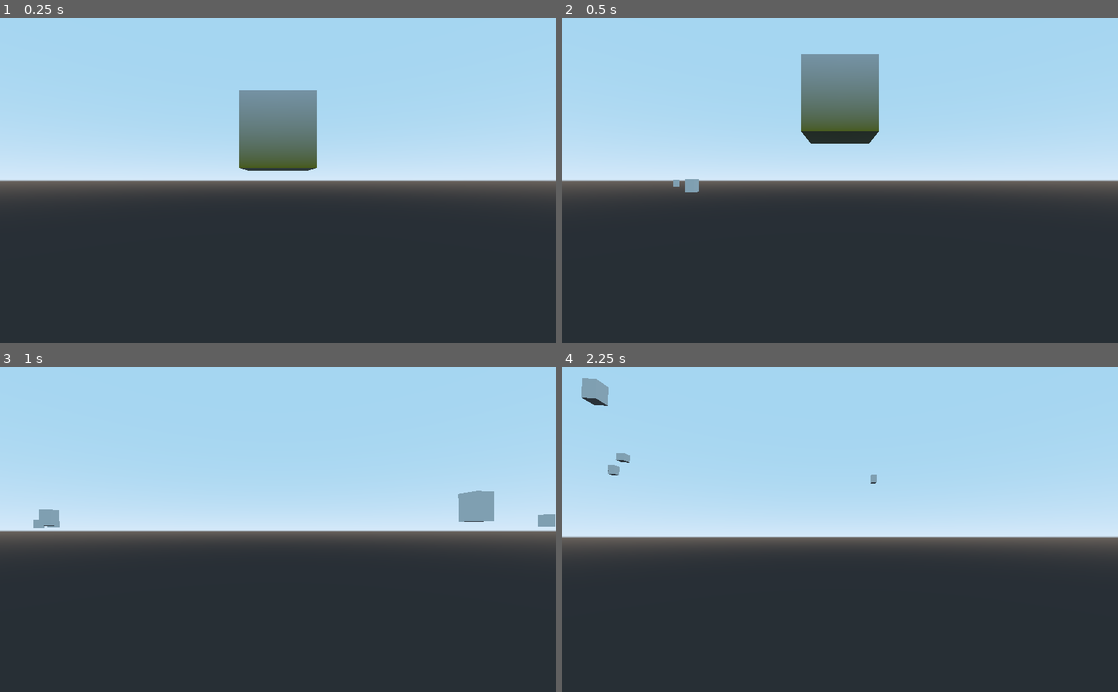
Above: before the commit, frames 1-4 (two rows, left to right).
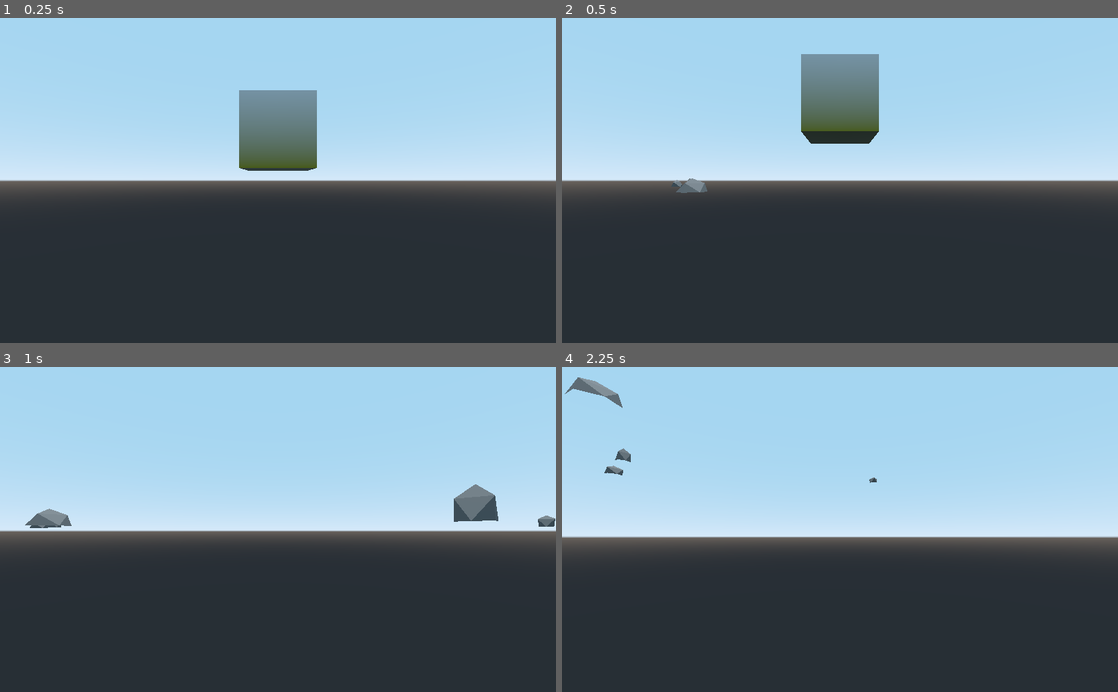
Above: after the commit, the same moments.

Repository: MilanFIN/Prototype-world
Game: Godot game, scene res://Game.tscn
Same seed, same stepped clock (60 frames per second), same inputs: the game is played once before the commit and once after it.
Inputs (mouse positions are in pixels of both pictures, inside the frame that each line leads up to):
- Up to frame 1 (0.25 s): no input
- Up to frame 2 (0.5 s): no input
- Up to frame 3 (1 s): move the mouse to (305, 529) at 0.52 s; hold W (forward) from 0.53 s (still down); tap Space (jump) at 0.77 s
- Up to frame 4 (2.25 s): keep holding W (forward); move the mouse to (812, 529) at 1.27 s; tap Space (jump) at 1.52 s; move the mouse to (851, 523) at 2.02 s

Frame 1 is identical in both runs. In frame 2, 0.2% of the frame differs, in the area x 19-27%, y 49-54%; in frame 3, 1.2%, in the area x 4-100%, y 36-50%; in frame 4, 0.6%.

Commit message:
generating basic object meshes

Diff:
--- a/Assets/Objects/StaticObject.tscn
+++ b/Assets/Objects/StaticObject.tscn
@@ -1,20 +1,16 @@
-[gd_scene load_steps=4 format=2]
+[gd_scene load_steps=3 format=2]
 
 [ext_resource path="res://Scripts/StaticObject.gd" type="Script" id=1]
 
-[sub_resource type="CubeMesh" id=1]
-
-[sub_resource type="BoxShape" id=2]
+[sub_resource type="BoxShape" id=1]
 
 [node name="Spatial" type="StaticBody"]
 script = ExtResource( 1 )
 
 [node name="MeshInstance" type="MeshInstance" parent="."]
-mesh = SubResource( 1 )
-material/0 = null
 
 [node name="CollisionShape" type="CollisionShape" parent="."]
-shape = SubResource( 2 )
+shape = SubResource( 1 )
 
 [node name="SetRay" type="RayCast" parent="."]
 enabled = true
--- a/Scripts/Game.gd
+++ b/Scripts/Game.gd
@@ -19,5 +19,5 @@
 		get_node("WaterMirage").visible = false
 	get_node("Terrain").check(playerPos)
 
-	if (delta >= 0.017):
-		print("SLOW!: ", delta)
+	#if (delta >= 0.017):
+	#	print("SLOW!: ", delta)
--- a/Scripts/ObjectGenerator.gd
+++ b/Scripts/ObjectGenerator.gd
@@ -1,6 +1,7 @@
 extends Node
 
 var staticobj = preload("res://Assets/Objects/StaticObject.tscn")
+var stoneShader = preload("res://Shaders/stone.shader")
 
 var valueGenerator
 var objectNode
@@ -24,6 +25,8 @@
 var lastCacheTime = OS.get_ticks_msec()
 
 func _init(values, objnode) -> void:
+
+
 	valueGenerator = values
 
 	semaphore = Semaphore.new()
@@ -79,7 +82,7 @@
 
 			#get_node("MeshMatrix").remove_child(chunks[i])
 			orphans[i] = [OS.get_ticks_msec(), populations[i]]
-			print(orphans[i][1])
+
 
 			populations.erase(i)
 
@@ -89,6 +92,7 @@
 
 
 func process(delta = 0) -> void:
+
 
 
 
@@ -105,18 +109,26 @@
 			var x = objData[0]
 			var z = objData[1]
 			var type = objData[2]
-			var mesh = objData[3]
-
-			var newObj = staticobj.instance()
-			newObj.transform.origin = Vector3(coordinates.x*chunkSize + x, 500, coordinates.y*chunkSize + z)
-
-			objectNode.add_child(newObj)
-			newObj.initialized = true
+			var mesh = objData[3][0]
+			var material = objData[3][1]
 
 			if (not (coordinates in populations)):
-				populations[coordinates] = [newObj]
-			else:
-				populations[coordinates].push_back(newObj)
+
+				var newObj = staticobj.instance()
+				newObj.get_node("MeshInstance").mesh = mesh
+				newObj.get_node("MeshInstance").set_surface_material(0, material)
+				newObj.get_node("MeshInstance").create_trimesh_collision()
+				newObj.transform.origin = Vector3(coordinates.x*chunkSize + x, 500, coordinates.y*chunkSize + z)
+
+				objectNode.add_child(newObj)
+				newObj.initialized = true
+
+
+
+				if (not (coordinates in populations)):
+					populations[coordinates] = [newObj]
+				else:
+					populations[coordinates].push_back(newObj)
 
 		calculations += 1
 		if (calculations > valueGenerator.calculationLimit):
@@ -177,10 +189,10 @@
 
 				if (valueGenerator.hasObject(x * chunkSize + i, z* chunkSize + j)):
 
-					var newMesh = CubeMesh.new()
+					var result = makeRock() #CubeMesh.new()
 					#
 
-					output[1].push_back([i, j, "Mesh", newMesh])
+					output[1].push_back([i, j, "Mesh", result])
 
 
 
@@ -191,6 +203,85 @@
 
 			threadOutputs.push_back(output)
 			mutex.unlock()
+
+
+func makeRock():
+	var st = SurfaceTool.new()
+
+	st.begin(Mesh.PRIMITIVE_TRIANGLES)
+
+	var innerRadius = valueGenerator.value(1,1,1,3)
+	var outerRadius = valueGenerator.value(1,1,0.5*innerRadius,1.5*innerRadius)
+	var height = valueGenerator.value(1,1,1,3)
+
+	var top = Vector3(0, height, 0)
+	st.add_vertex(top)
+
+	var lowerPoint = Vector3(innerRadius, height/2, 0)
+	var index = 1
+
+
+	for i in range(3):
+
+		#calculating the two points that will be the base of the triangle
+		var first = lowerPoint.rotated(Vector3.UP, deg2rad(120.0*i))
+
+		var second = lowerPoint.rotated(Vector3.UP, deg2rad(120.0*(i+1)))
+
+		#set vertices to make first triangle
+		st.add_vertex(first)
+		st.add_vertex(second)
+		#create topmost triangle
+		st.add_index(0);
+		st.add_index(index+1);
+		st.add_index(index);
+
+		#create 3 triangles under that to make a wider base
+		#aka finishing a triforce for one side
+		#first must calculate the vertexes that make up the base (in 2d space)
+		var lowFirst = Vector2(first.x, first.z).normalized() * outerRadius
+		var lowSecond = Vector2(second.x, second.z).normalized() * outerRadius
+		var lowCenter = (lowFirst+lowSecond).normalized() * outerRadius
+
+		#converting to 3d space
+		lowFirst = Vector3(lowFirst.x, -1, lowFirst.y)
+		lowSecond = Vector3(lowSecond.x, -1, lowSecond.y)
+		lowCenter = Vector3(lowCenter.x, -1, lowCenter.y)
+
+		st.add_vertex(lowFirst)
+		st.add_vertex(lowCenter)
+		st.add_vertex(lowSecond)
+
+		#leftmost triangle
+		st.add_index(index);
+		st.add_index(index+3);
+		st.add_index(index+2);
+
+		#center (inverted)
+		st.add_index(index);
+		st.add_index(index+1);
+		st.add_index(index+3);
+
+		#right triangle
+		st.add_index(index+1);
+		st.add_index(index+4);
+		st.add_index(index+3);
+
+		#increment index, as each side of the "pyramid" has 5 vertices
+		# in addition to the top, which is shared
+		index += 5
+
+
+	st.generate_normals()
+	var mesh = st.commit()
+
+	var material = ShaderMaterial.new()
+	material.shader = stoneShader
+
+
+
+	return [mesh, material]#CubeMesh.new()
+
 
 # Thread must be disposed (or "joined"), for portability.
 func _exit_tree():
--- a/Scripts/ValueGenerator.gd
+++ b/Scripts/ValueGenerator.gd
@@ -67,6 +67,13 @@
 
 		return true
 	return false
+
+#takes absolute coordinates
+func value(x, z, minimum, maximum):
+	#TODO: replace initial with procedural function
+	var initial = randf()
+	var value = (initial - 0) * (maximum-minimum) + minimum
+	return value
 # Called every frame. 'delta' is the elapsed time since the previous frame.
 #func _process(delta: float) -> void:
 #	pass
--- /dev/null
+++ b/Shaders/stone.shader
@@ -0,0 +1,28 @@
+shader_type spatial;
+
+
+void vertex() {
+
+
+
+
+	vec4 stone = vec4(0.2, 0.2, 0.2, 1.0);
+
+	COLOR = stone;
+
+}
+
+
+void fragment() {
+	//NORMALMAP = texture(normalmap, tex_position).xyz;
+
+	//ALBEDO = vec3(0.0, 0.2, 0.0);
+	ALBEDO.r = COLOR.r;
+	ALBEDO.g = COLOR.g;
+	ALBEDO.b = COLOR.b;
+
+
+	METALLIC = 0.1;
+	ROUGHNESS = 0.8;
+
+}
